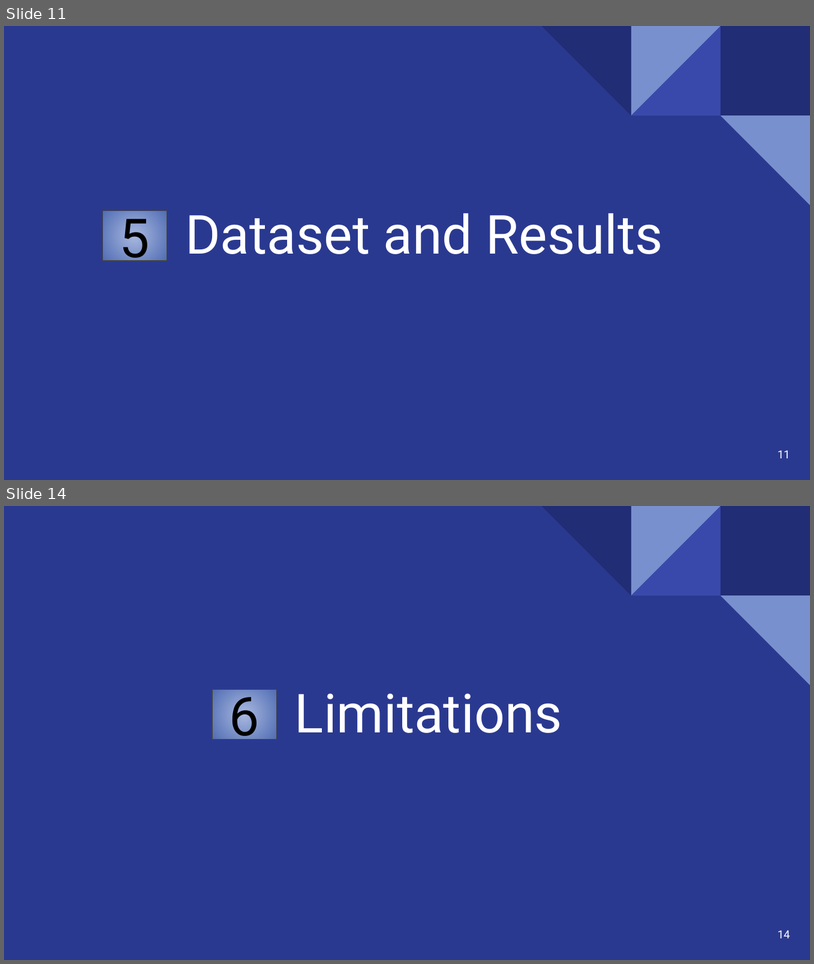
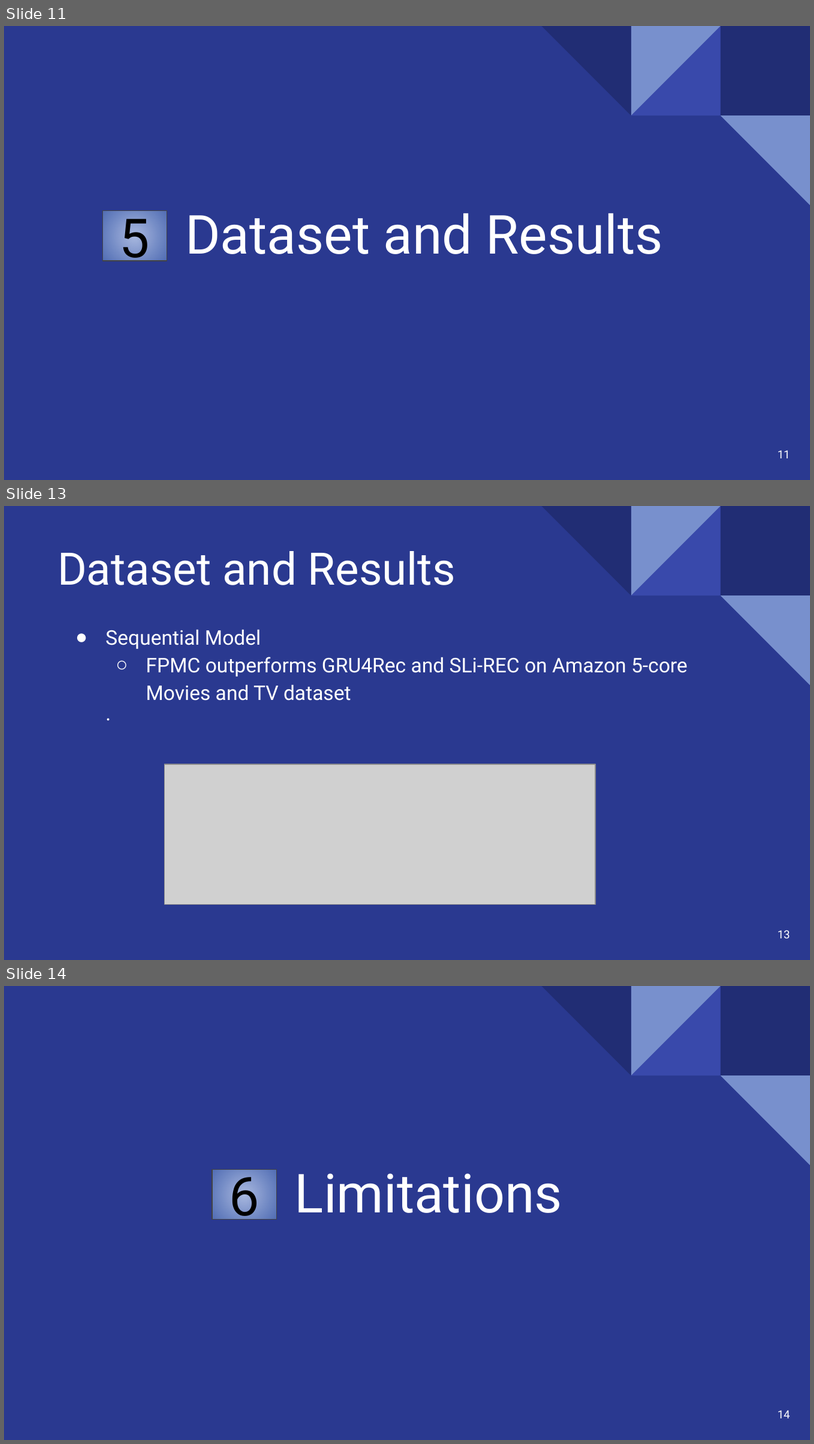
Before and after one commit to Rishat-Sheakh/CSE431, a slide deck: Submission1/Slide.pptx. Shown one above the other, each under a label of ours: slides 11 and 14 before the commit, slides 11, 13 and 14 after it; the slides between them are not shown. The pictures are 814x964 and 814x1444 pixels, drawn with LibreOffice and Linux fonts; fonts in the diff are those of the drawing; grey boxes stand for pictures. Boxes give left, top, right and bottom in pixels: in the first picture for what was removed or moved away, otherwise in the second. Text is boxed around its words. In the diff, an @@ line names an element or a change of style, - is before the commit and + after.

```diff
--- a/Submission1/Slide.pptx
+++ b/Submission1/Slide.pptx
@@ slide 13 added at (4, 506, 810, 960), background #2A3990; not listed: 5 template elements that a slide beside it also shows @@
@@ title added at (57, 551, 456, 585), 40 pt, text #FFFFFF @@
+Dataset and Results
@@ text added at (105, 629, 688, 700), 18 pt, text #FFFFFF @@
+● Sequential Model
+  ○ FPMC outperforms GRU4Rec and SLi-REC on Amazon 5-core Movies and TV dataset
+.
@@ picture added at (164, 764, 595, 904) @@
@@ page number added at (778, 930, 791, 938), 10 pt, text #FFFFFF @@
+13
```
Also in this commit, not shown: 5 slides changed, 1 other slide added, 2 slides removed, 1 other file.
